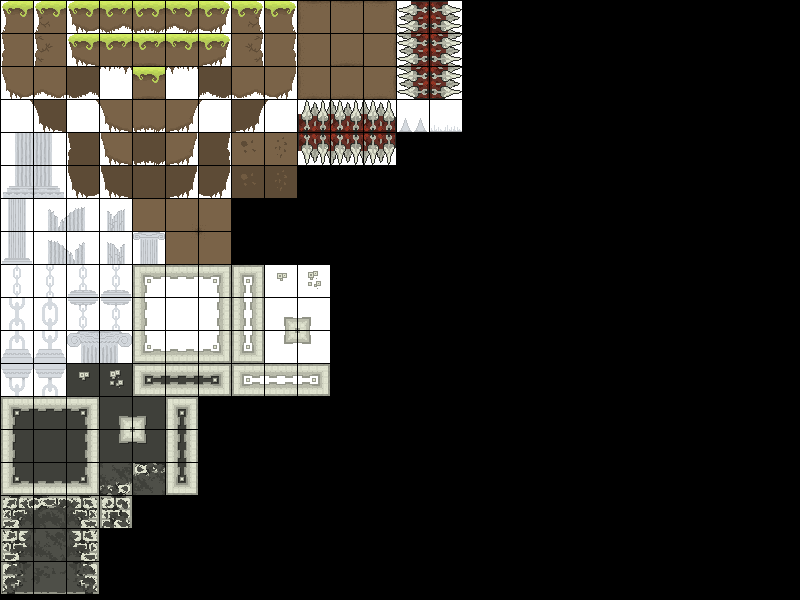
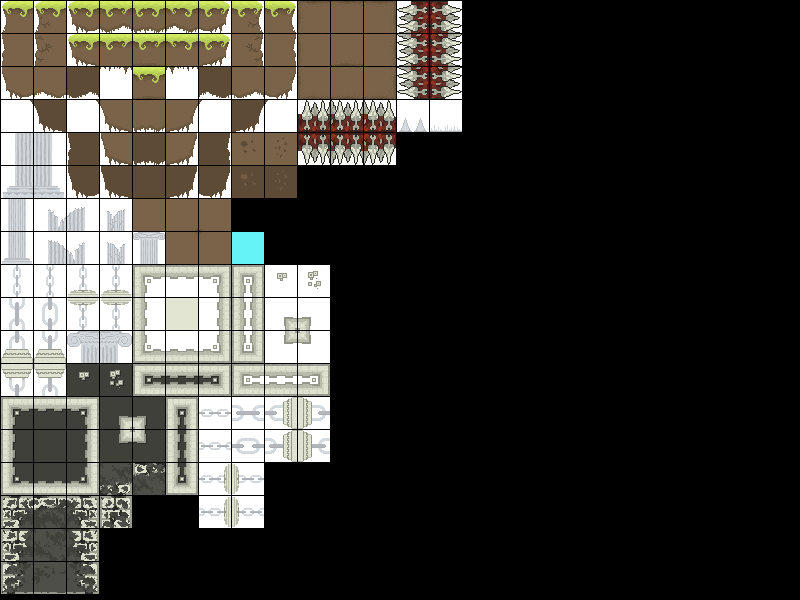
Layers edited between the first and the second 800x600 image:
renamed "Capa 105" to "Capa 109", painted on it over [1, 232, 330, 528]
removed layer "Capa 104" over [1, 232, 330, 528]
